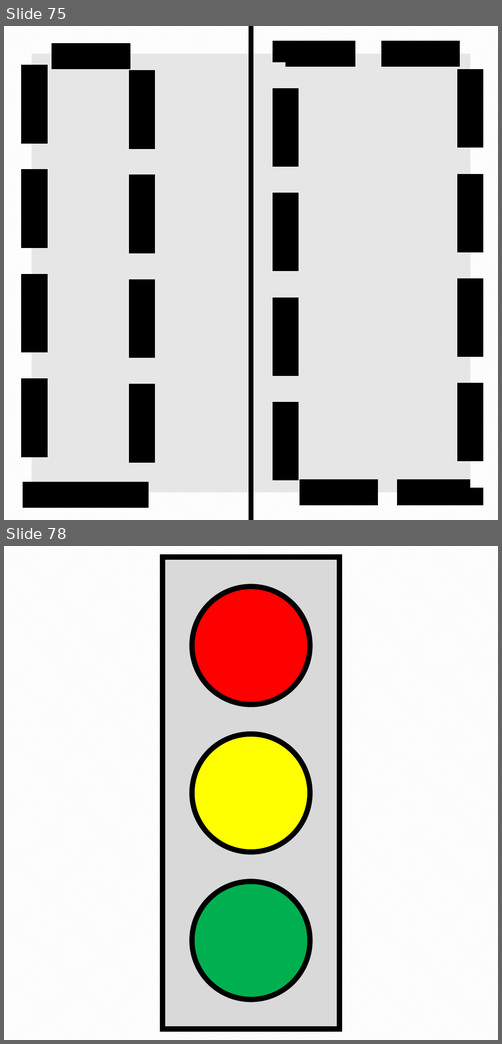
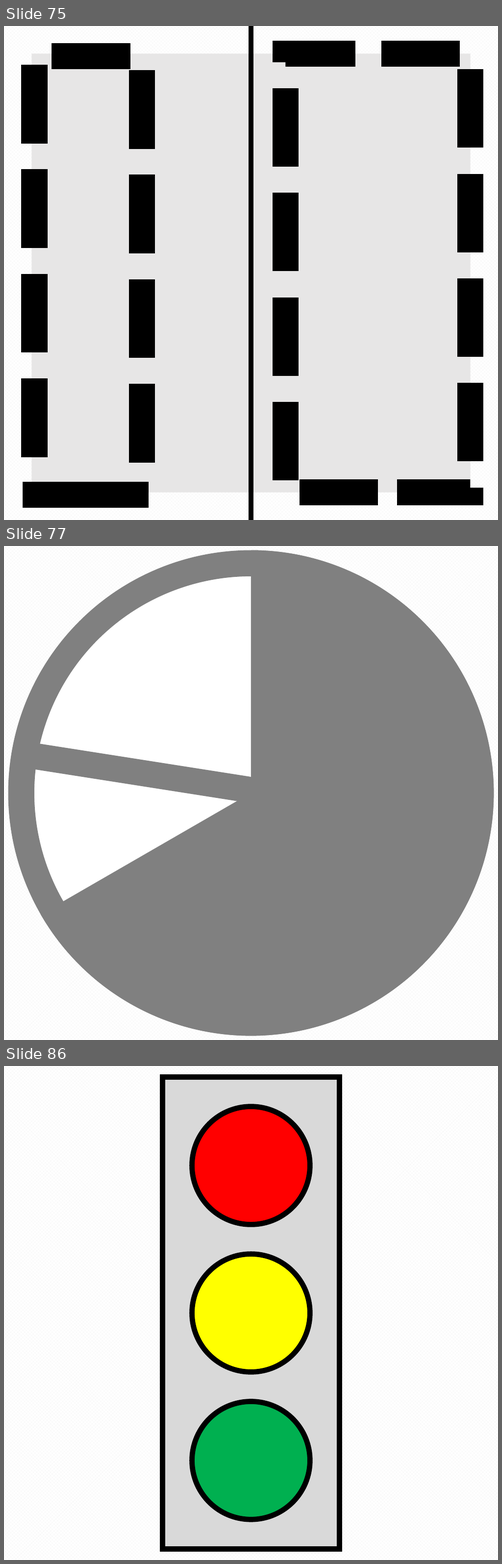
Before and after one commit to pyro-team/bkt-toolbox, a slide deck: features/dev_florian/resources/Icons.pptx. Shown one above the other, each under a label of ours: slides 75 and 78 before the commit, slides 75, 77 and 86 after it; the slides between them are not shown. The pictures are 502x1044 and 502x1564 pixels, drawn with LibreOffice and Linux fonts; fonts in the diff are those of the drawing. Boxes give left, top, right and bottom in pixels: in the first picture for what was removed or moved away, otherwise in the second. Text is boxed around its words. In the diff, an @@ line names an element or a change of style, - is before the commit and + after.

```diff
--- a/features/dev_florian/resources/Icons.pptx
+++ b/features/dev_florian/resources/Icons.pptx
@@ slide 77 added at [4, 546, 498, 1040], background pattern #F2F2F2 on #FFFFFF @@
@@ ellipse added at [22, 564, 481, 1023], fill #FFFFFF, outline #808080 30 pt @@
@@ arc (boxed as its full ellipse) added at [22, 564, 481, 1023], fill #808080, outline #808080 30 pt @@
@@ line added from (248, 790) to (32, 756), #808080 30 pt @@
@@ what was slide 78 is now slide 86 @@
```
Also in this commit, not shown: 9 other slides added, 2 slides removed.
